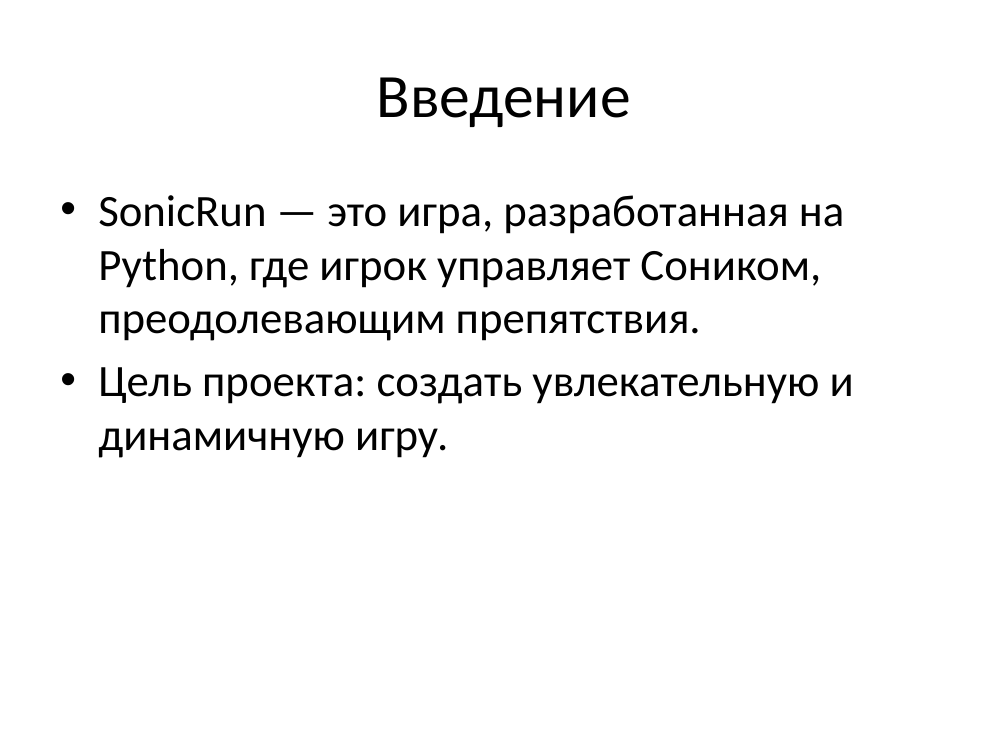
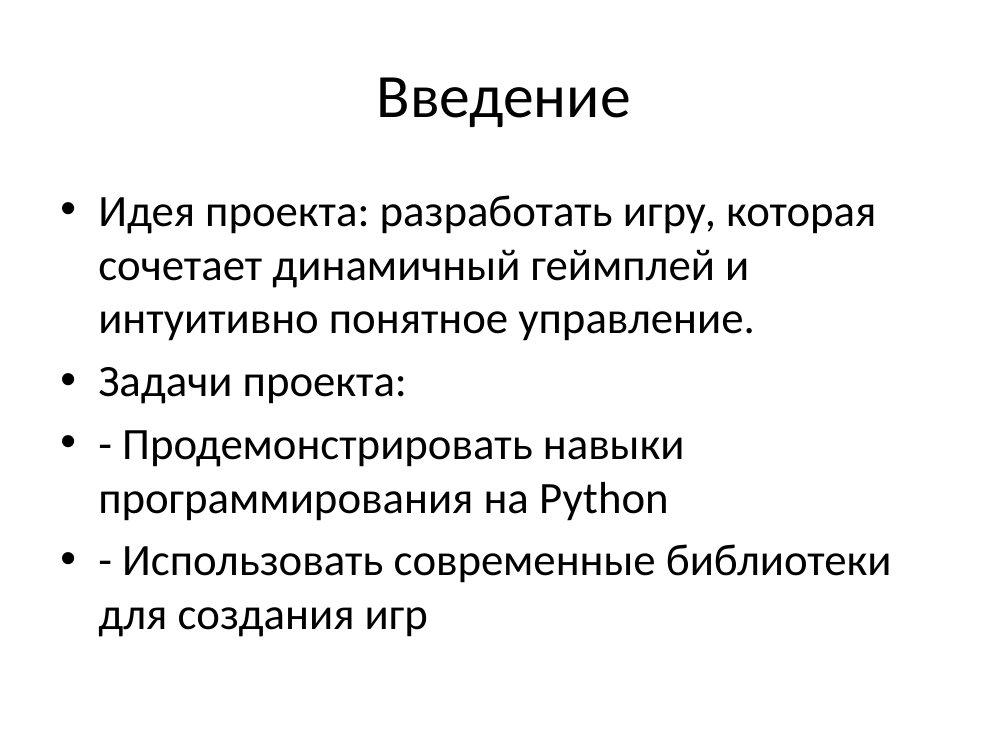
Before and after one commit to sav04eck/SonicRun, a slide deck: slide 2 of Презентация SonicRun.pptx. Drawn at 1008x756 pixels with LibreOffice and Linux fonts; fonts in the diff are those of the drawing. Boxes give left, top, right and bottom in pixels: in the first picture for what was removed or moved away, otherwise in the second. Text is boxed around its words. In the diff, an @@ line names an element or a change of style, - is before the commit and + after.

```diff
--- a/Презентация SonicRun.pptx
+++ b/Презентация SonicRun.pptx
@@ text at (98, 195, 892, 637): text changed @@
-• SonicRun — это игра, разработанная на Python, где игрок управляет Соником, преодолевающим препятствия.
-• Цель проекта: создать увлекательную и динамичную игру.
+• Идея проекта: разработать игру, которая сочетает динамичный геймплей и интуитивно понятное управление.
+• Задачи проекта:
+• - Продемонстрировать навыки программирования на Python
+• - Использовать современные библиотеки для создания игр
```
Also in this commit, not shown: 4 other slides changed, 1 slide added, 1 slide removed.
